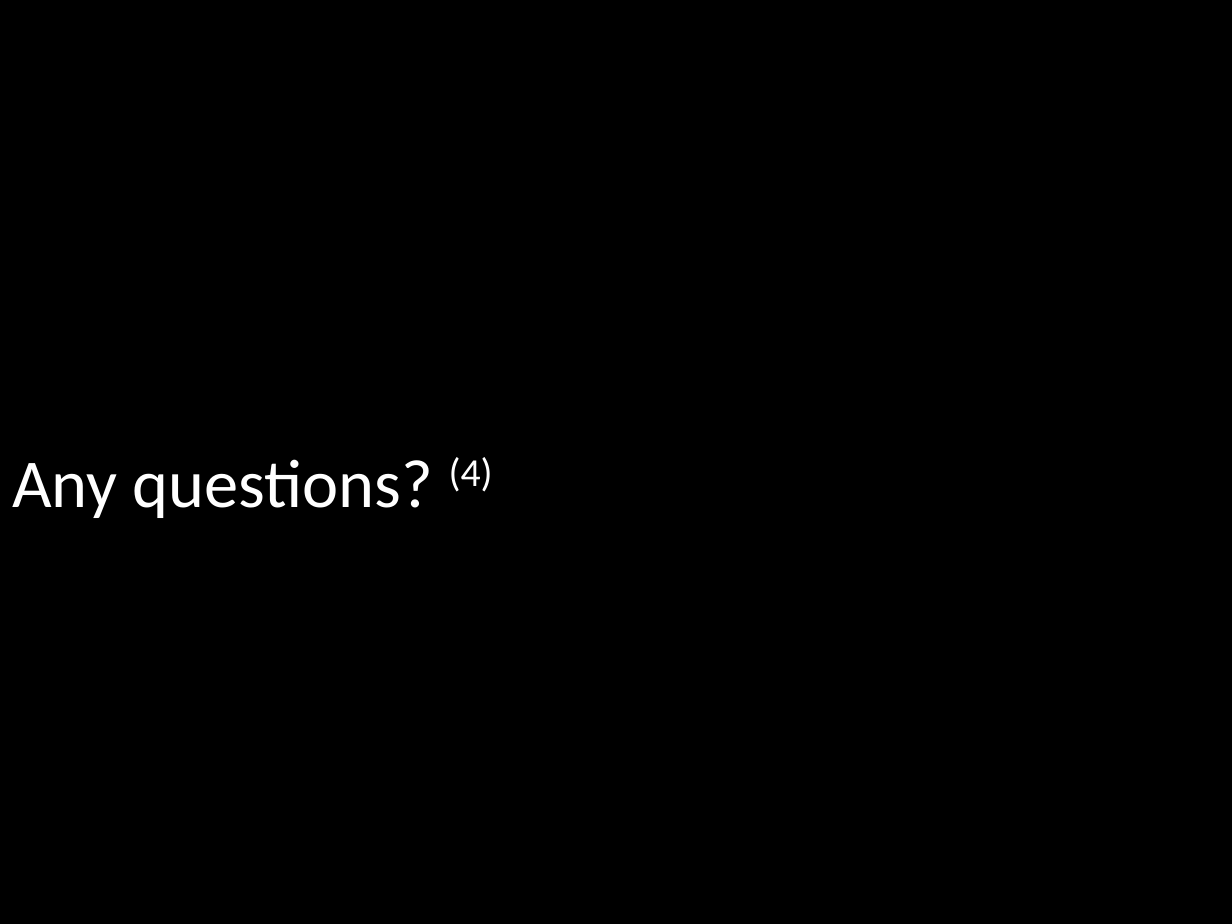
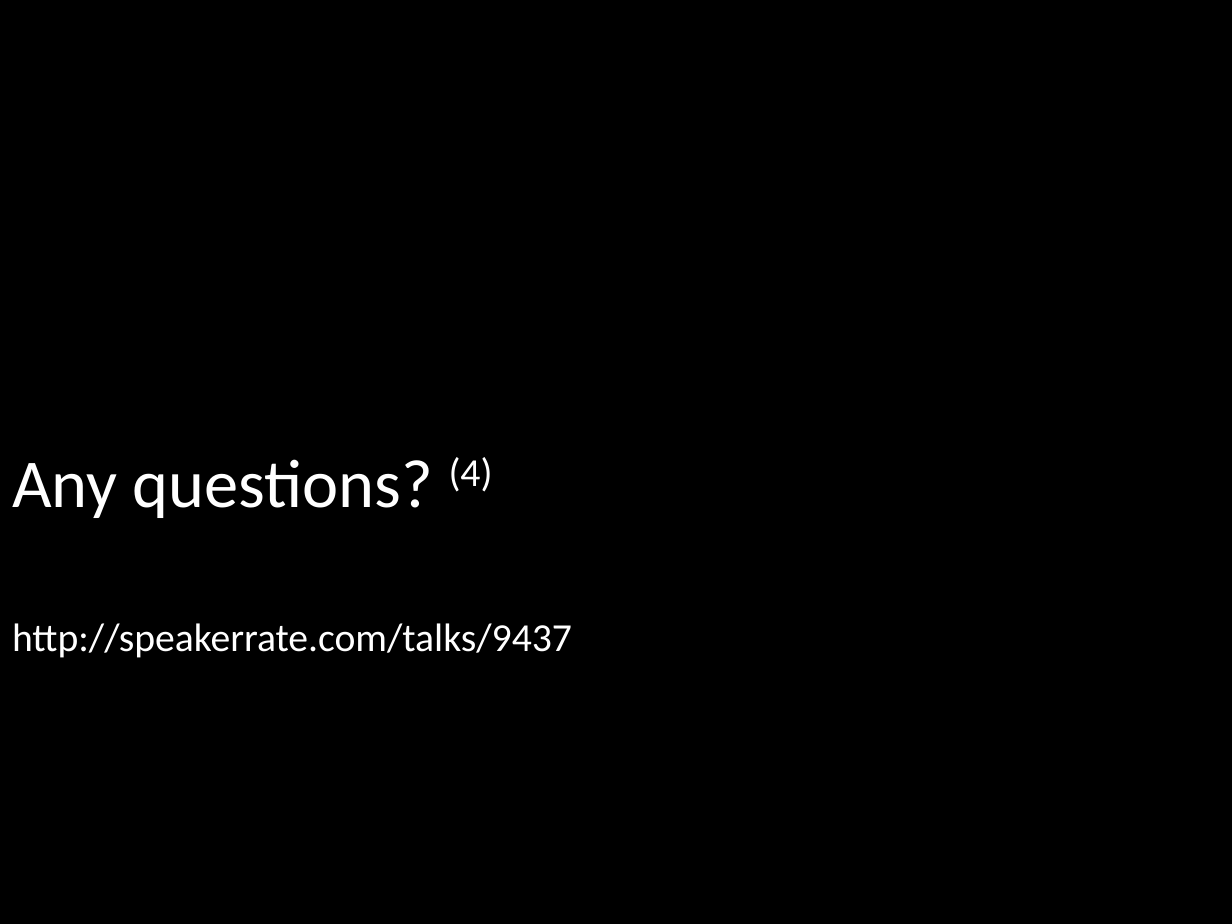
Before and after one commit to mikegehard/Better-Ruby-Through-Design-Principles, a slide deck: slide 37 of BetterRubyThroughDesignPatterns.pptx. Drawn at 1232x924 pixels with LibreOffice and Linux fonts; fonts in the diff are those of the drawing; background and template pictures are left out. Boxes give left, top, right and bottom in pixels: in the first picture for what was removed or moved away, otherwise in the second. Text is boxed around its words. In the diff, an @@ line names an element or a change of style, - is before the commit and + after.

```diff
--- a/BetterRubyThroughDesignPatterns.pptx
+++ b/BetterRubyThroughDesignPatterns.pptx
@@ text at bbox=[12, 623, 572, 658]: paragraph added @@
+http://speakerrate.com/talks/9437
```
Also in this commit, not shown: 1 other slide changed.
